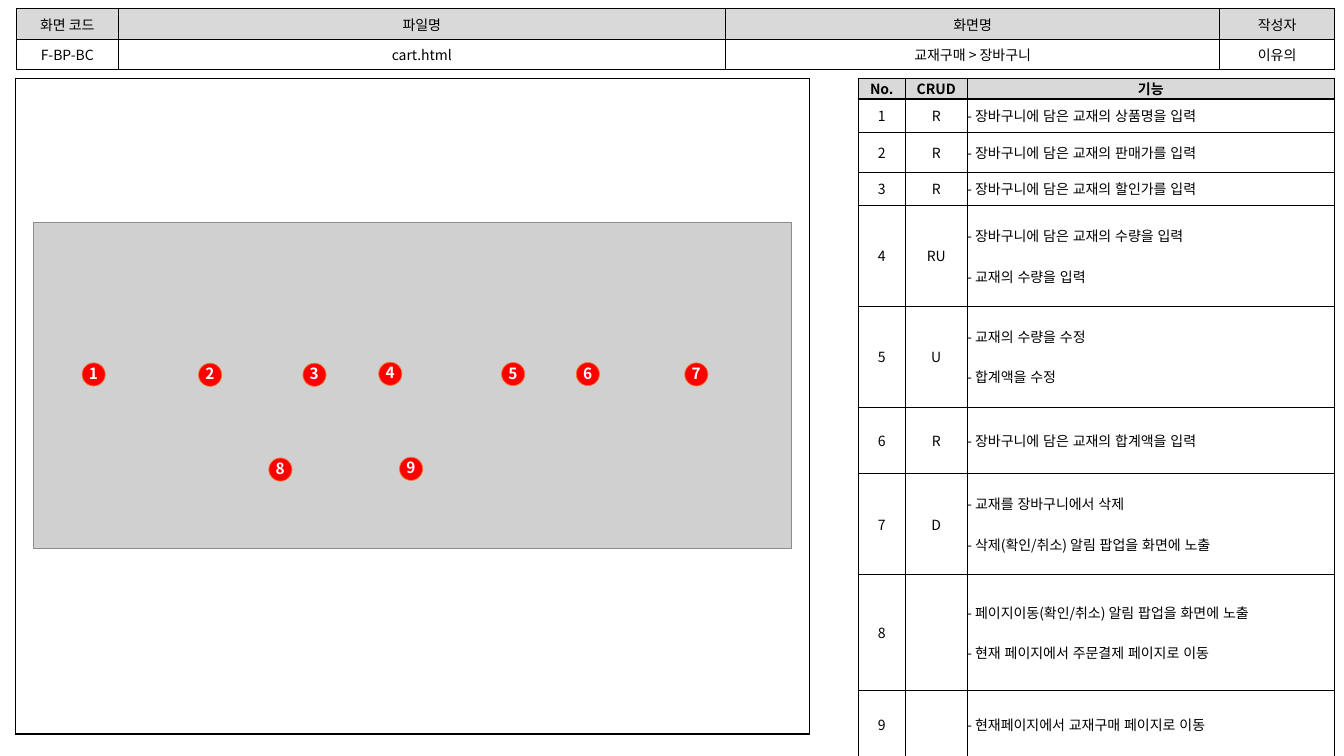
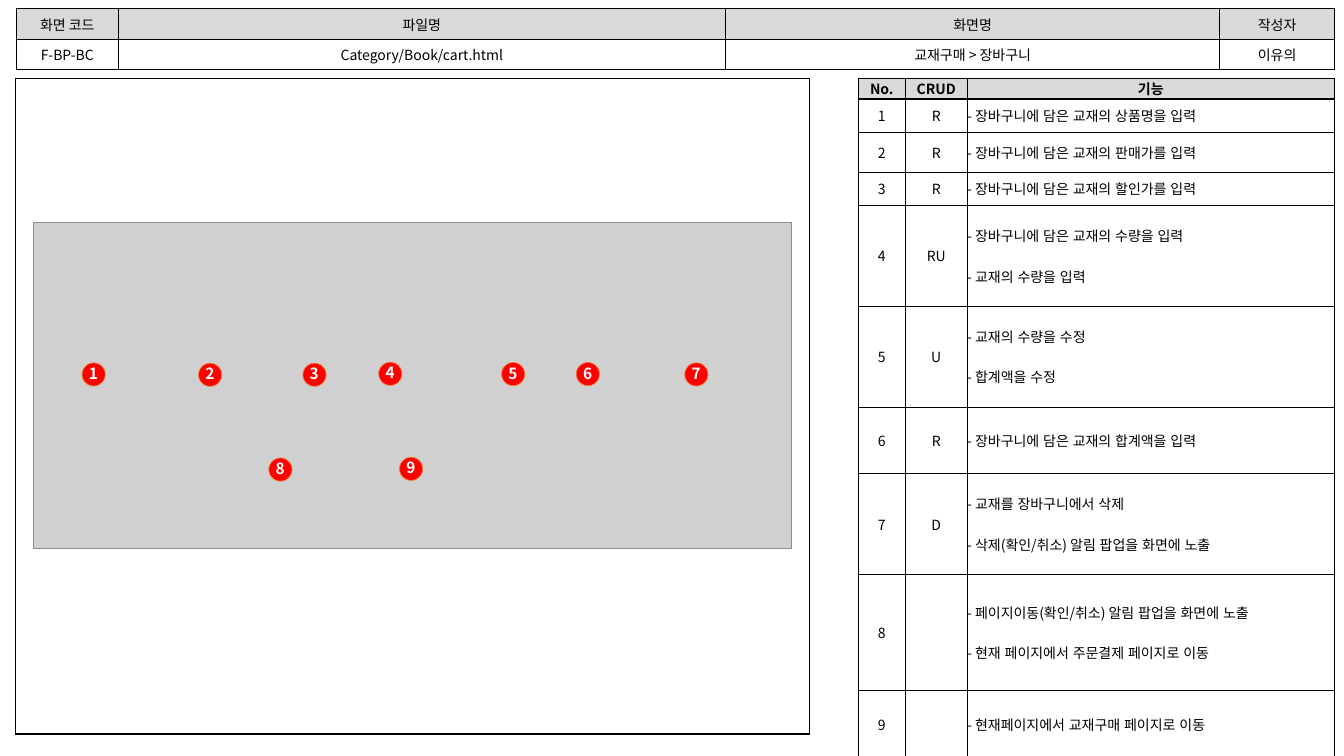
Before and after one commit to index506/cosmo6th_3thGroup, a slide deck: slide 2 of 3rd_Project/Category/Book/기능,화면,테스트 문서/3th_Project_화면 설계도(이유의).pptx. Drawn at 1344x756 pixels with LibreOffice and Linux fonts; fonts in the diff are those of the drawing; grey boxes stand for pictures. Boxes give left, top, right and bottom in pixels: in the first picture for what was removed or moved away, otherwise in the second. Text is boxed around its words. In the diff, an @@ line names an element or a change of style, - is before the commit and + after.

```diff
--- a/3rd_Project/Category/Book/기능,화면,테스트 문서/3th_Project_화면 설계도(이유의).pptx
+++ b/3rd_Project/Category/Book/기능,화면,테스트 문서/3th_Project_화면 설계도(이유의).pptx
@@ table at [16,9,1335,68] @@
-row 2, column 2: cart.html
+row 2, column 2: Category/Book/cart.html
```
Also in this commit, not shown: 8 other slides changed, 1 other file.
